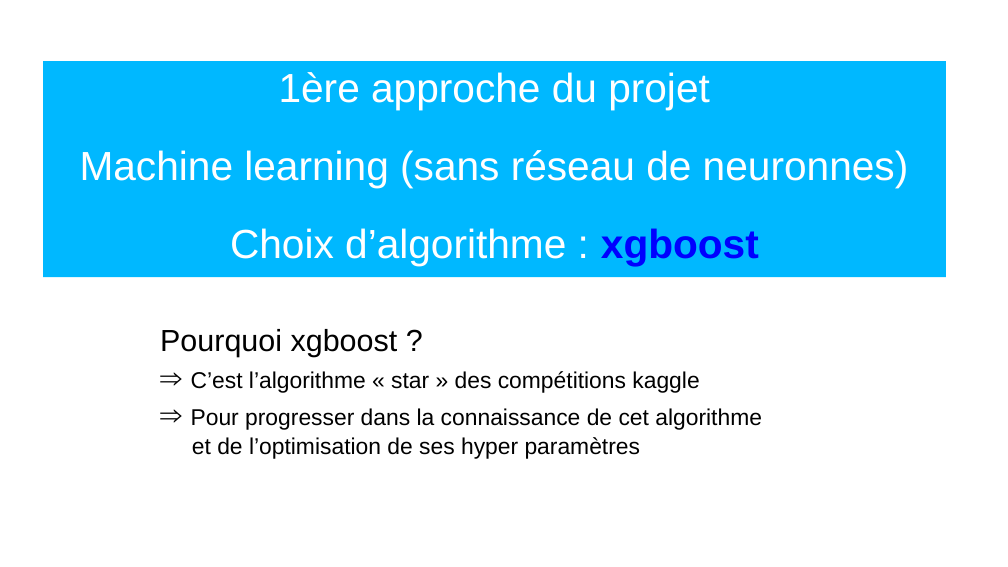
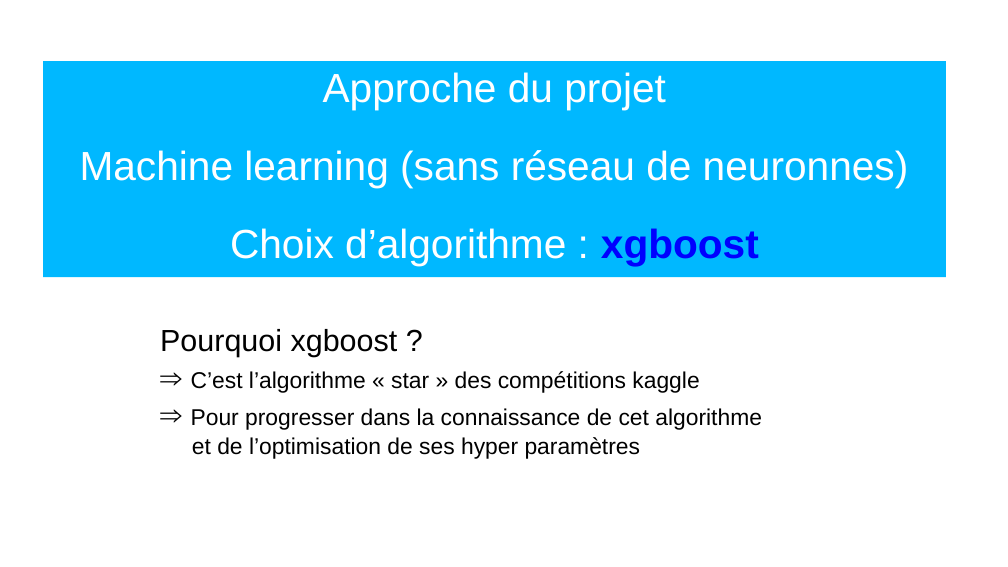
Before and after one commit to Severac/openclassrooms, a slide deck: slide 7 of PJ9/Presentation/PJ9_Presentation.odp (slide 6 before the commit). Drawn at 1008x567 pixels with LibreOffice and Linux fonts; fonts in the diff are those of the drawing. Boxes give left, top, right and bottom in pixels: in the first picture for what was removed or moved away, otherwise in the second. Text is boxed around its words. In the diff, an @@ line names an element or a change of style, - is before the commit and + after.

```diff
--- a/PJ9/Presentation/PJ9_Presentation.odp
+++ b/PJ9/Presentation/PJ9_Presentation.odp
@@ text in rectangle at [323, 72, 666, 110]: text changed @@
-1ère approche du projet
+Approche du projet
```
Also in this commit, not shown: 6 other slides changed, 4 slides added, 2 other files.
